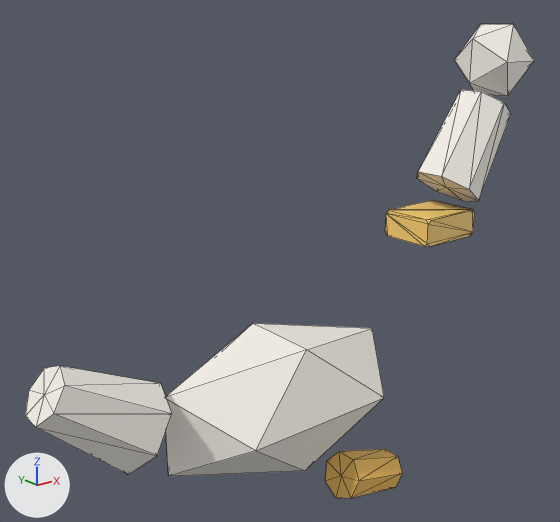
What one commit did to the glTF model public/studio/v2.15.0/d_duck/model.glb.
Both versions are drawn from a camera (50 mm lens) standing at (-2.73, -3.43, 2.85) and looking at (0.14, 0.16, 1.42). Lighting does not change. The marker at lower left points along +X, +Y and +Z. The picture after the commit comes second. Mesh edges are drawn as thin lines. Where no turn or scale is listed for an object, it has been applied to the vertices.

Names of what the first picture shows: 'part0', 'part1', 'part2', 'part3', 'part4', 'part6'.
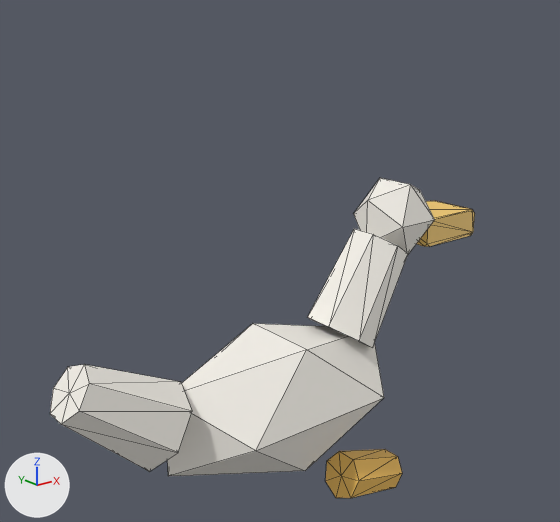
Where the change shows, as pixel boxes [x1, y1, x2, y2] in the pictures (560 x 522 px):
'part1', moved
    before: [417, 90, 511, 201]
    after: [307, 229, 408, 348]
'part4', moved
    before: [25, 366, 172, 475]
    after: [50, 364, 192, 472]
'part2', moved
    before: [454, 24, 534, 96]
    after: [354, 178, 435, 256]

The edits, one by one:
me_geometry_1 is used by ob_part1; location (0.0, 0.0, 0.0).
me_geometry_1 had 16 vertices, 28 faces and spanned x 1.306..2.008, y -0.234..0.234, z 1.601..2.377.
me_geometry_1 now has 16 vertices, 28 faces and spans x 0.318..1.019, y -0.234..0.234, z 0.771..1.547.
me_geometry_1 part 1: the whole mesh is moved by (-0.989, 0.0, -0.83).
me_geometry_2 is used by ob_part2; location (0.0, 0.0, 0.0).
me_geometry_2 had 12 vertices, 20 faces and spanned x 1.667..2.161, y -0.221..0.221, z 2.335..2.811.
me_geometry_2 now has 12 vertices, 20 faces and spans x 0.723..1.217, y -0.221..0.221, z 1.362..1.838.
me_geometry_2 part 2: the whole mesh is moved by (-0.944, 0.0, -0.973).
me_geometry_4 is used by ob_part4; location (0.0, 0.0, 0.0).
me_geometry_4 had 16 vertices, 28 faces and spanned x -1.558..-0.827, y -0.253..0.253, z 0.537..1.21.
me_geometry_4 now has 16 vertices, 28 faces and spans x -1.433..-0.701, y -0.253..0.253, z 0.508..1.181.
me_geometry_4 part 3: the whole mesh is moved by (0.126, 0.0, -0.029).
